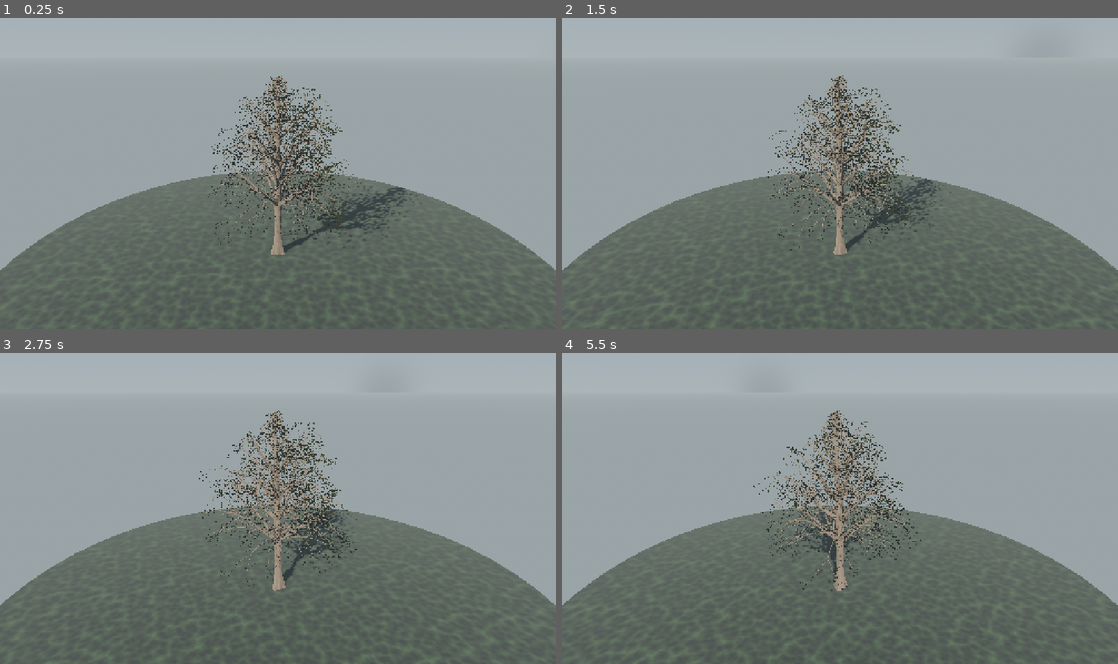
Above: before the commit, frames 1-4 (two rows, left to right).
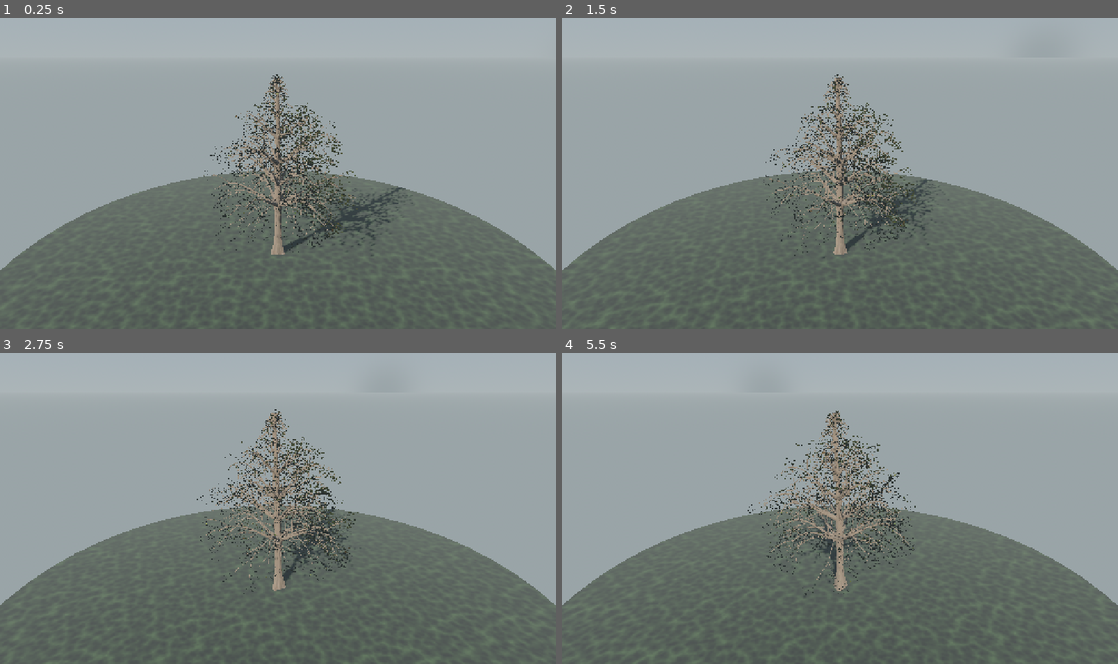
Above: after the commit, the same moments.

Repository: mehmetdem2005/Acik-dunya_oyun
Game: Godot game, scene res://scenes/world/pine_tree_scene.tscn
The game is run twice, just before and just after one commit, with the same random seed, the same clock (stepped at 60 frames per second) and the same inputs. This scene is started directly instead of the project's main scene.
Inputs (mouse positions are in pixels of both pictures, inside the frame that each line leads up to):
- Up to frame 1 (0.25 s): no input
- Up to frame 2 (1.5 s): move the mouse to (962, 157) at 0.52 s; hold D 0.53-1.25 s; hold Shift 0.53-1.25 s; click (962, 157) at 0.67 s; tap Space at 0.77 s; drag from (728, 189) to (812, 235) at 1.27 s
- Up to frame 3 (2.75 s): move the mouse to (333, 440) at 2.02 s; hold D from 2.03 s (still down); hold Shift from 2.03 s (still down)
- Up to frame 4 (5.5 s): release D at 2.75 s; release Shift at 2.75 s; drag from (812, 570) to (673, 461) at 2.77 s; move the mouse to (1006, 555) at 3.52 s; hold A 3.53-4.25 s; hold Shift 3.53-4.25 s; tap Space at 3.77 s; drag from (673, 461) to (756, 430) at 4.27 s; move the mouse to (867, 508) at 5.02 s; hold S from 5.03 s (still down); hold Shift from 5.03 s (still down); click (867, 508) at 5.17 s

The runs differ from the first frame. In frame 1, 5.1% of the frame differs, in the area x 36-76%, y 18-77%; in frame 2, 5.0%; in frame 3, 4.8%; in frame 4, 4.8%.

Commit message:
Konik zarf: alt dallar uzun+sarkık, tepe sivri (blob -> konifer silüet)
Ajan önerisiyle: prof pow(.50)->pow(.62) + üst falloff 0.55->0.72
(tepe sert daralır=sivri), grav 0.42+0.95 -> 0.50+1.45 (alt dallar
çam gibi sarkar), knee 0.55->0.40 (dal erken dışa/aşağı). Sonuç:
yapraklı-blob yerine katmanlı konik konifer silüeti. ~104k tri.
Kullanıcının 3 şikayeti (bark/çorba/foliage) önceki commit'te çözüldü.

https://claude.ai/code/session_01SAupt6yXBr9DzE6Ykd1e1F

Diff:
--- a/mouse_open_world_clean_project/scripts/world/pine/pine_skeleton.gd
+++ b/mouse_open_world_clean_project/scripts/world/pine/pine_skeleton.gd
@@ -83,7 +83,7 @@
 		# Alt-orta tier'ler uzun -> geniş, dolgun, billur taç (referans).
 		# Alt tier'ler EN uzun (referans: uzun süpüren alt dallar),
 		# tepeye doğru hızlı kısalır -> havadar katmanlı koni.
-		var prof: float = pow(1.0 - tf, 0.50) * (1.0 - 0.55 * smoothstep(0.55, 1.0, tf))
+		var prof: float = pow(1.0 - tf, 0.62) * (1.0 - 0.72 * smoothstep(0.42, 1.0, tf))
 		var blen := crown_radius * prof * 1.42
 		if blen < 0.16:
 			continue
@@ -126,9 +126,9 @@
 			if is_broken:
 				L *= brk_mul
 			# Alt tier'ler sert süpürür, üst tier'ler dik durur.
-			var grav := droop * (0.42 + 0.95 * (1.0 - tf))
+			var grav := droop * (0.50 + 1.45 * (1.0 - tf))
 			# knee=1.0 -> dal gövdeden YUKARI çıkıp sonra dışa kıvrılır.
-			var child := _grow(sp, dir, L, dal_seg, grav, 0.05, dal_yay, wob, 0.55)
+			var child := _grow(sp, dir, L, dal_seg, grav, 0.05, dal_yay, wob, 0.40)
 			whorl_az.append(h01)
 			whorl_az.append(a)
 			whorl_az.append(r0v)
